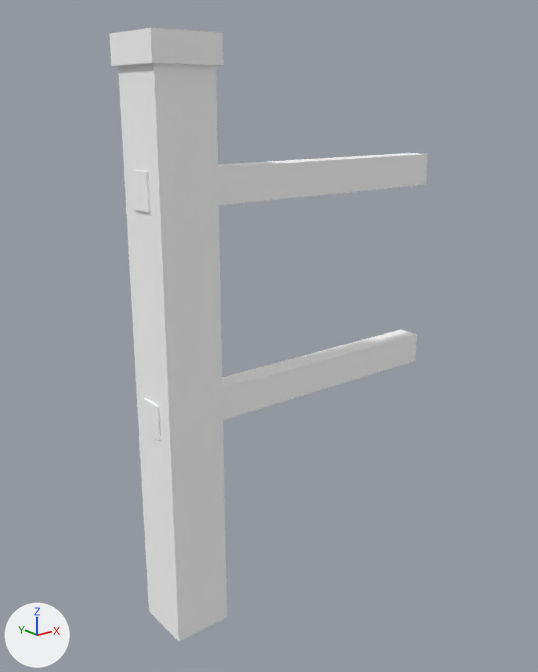
The glTF model play/team-bondage/assets/hand-drawn/props/fence-post.glb: old version first, new version second.
Rendered twice from a camera (50 mm lens) standing at (-0.825, -1.355, 1.22) and looking at (0.291, 0.04, 0.662). The axes (+X, +Y, +Z) are drawn at lower left. The lights are the same throughout. The older version comes first. Where no turn or scale is listed for an object, it has been applied to the vertices. Vertices at exactly the same position are counted once.

Names of what the first picture shows: 'fence-post'.
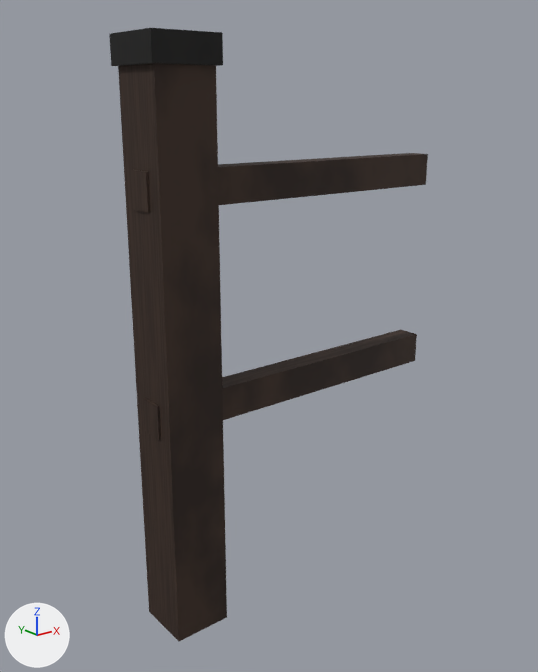
Where the newer file only moved an object's origin or applied its transform, the numbers keep the older frame.

What differs and where, as boxes (x1, y1, x2, y2) in the pictures (538 x 672 px):
'fence-post', surface changed (darker): (109, 28, 428, 641) in both

The change, as a list of edits to the scene's bpy script:
```text
Add img_bake_basecolor:
    img_bake_basecolor = load_image('bake_basecolor', '_unpacked/bake_basecolor', 768, 768, 'sRGB')
Change mat_post:
    remove mat_post.base_color = (1.0, 1.0, 1.0)  # white #ffffff
    add mat_post.texture = img_bake_basecolor
Change mat_top:
    remove mat_top.base_color = (1.0, 1.0, 1.0)  # white #ffffff
    add mat_top.texture = img_bake_basecolor
Change me_cube:
    where me_cube.from_pydata(...)  # 32 vertices, 48 faces; spans x -0.08..0.775, y -0.08..0.08, z -0.65..0.7
    used by ob_fence_post; location = (0.0, 0.0, 0.65)
    me_cube part 1: texture (UV) coordinates of 48 of 48 faces, centred in x -0.08..0.775, y -0.08..0.08, z -0.65..0.7, changed; they spanned u 0.12..0.88, v 0.0..1.0 and now span u 0.01..0.98, v 0.01..0.99
```
